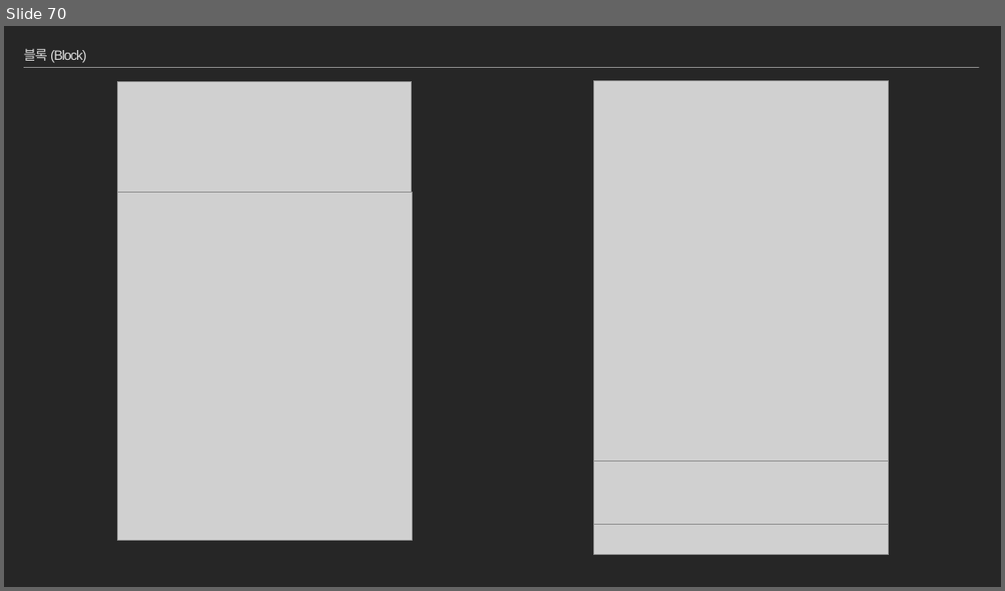
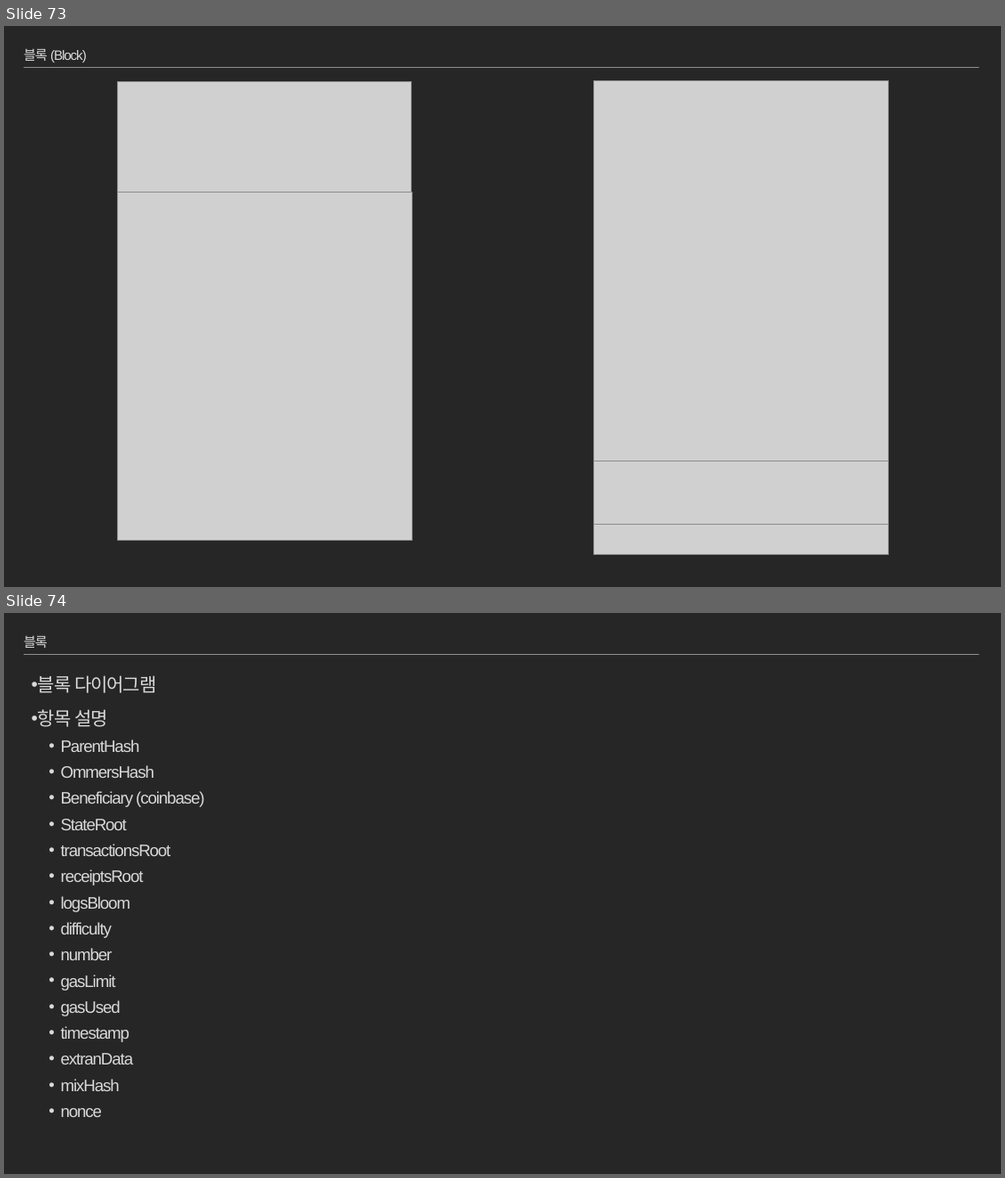
Before and after one commit to moss0801/blockchain-doc, a slide deck: General/Blockchain Part2.pptx. Shown one above the other, each under a label of ours: slide 70 before the commit, slides 73 and 74 after it. The pictures are 1005x591 and 1005x1178 pixels, drawn with LibreOffice and Linux fonts; fonts in the diff are those of the drawing; grey boxes stand for pictures. Boxes give left, top, right and bottom in pixels: in the first picture for what was removed or moved away, otherwise in the second. Text is boxed around its words. In the diff, an @@ line names an element or a change of style, - is before the commit and + after.

```diff
--- a/General/Blockchain Part2.pptx
+++ b/General/Blockchain Part2.pptx
@@ slide 74 added at (4, 613, 1001, 1174), background #262626; not listed: 1 template element that a slide beside it also shows @@
@@ title added at (24, 636, 48, 648), 13 pt, text #D9D9D9 @@
+블록
@@ text added at (38, 675, 204, 1117), 16 pt, text #D9D9D9 @@
+• 블록 다이어그램
+• 항목 설명
+  • ParentHash
+  • OmmersHash
+  • Beneficiary (coinbase)
+  • StateRoot
+  • transactionsRoot
+  • receiptsRoot
+  • logsBloom
+  • difficulty
+  • number
+  • gasLimit
+  • gasUsed
+  • timestamp
+  • extranData
+  • mixHash
+  • nonce
@@ what was slide 70 is now slide 73 @@
```
Also in this commit, not shown: 18 slides changed, 14 other slides added, 10 slides removed, 2 other files.
